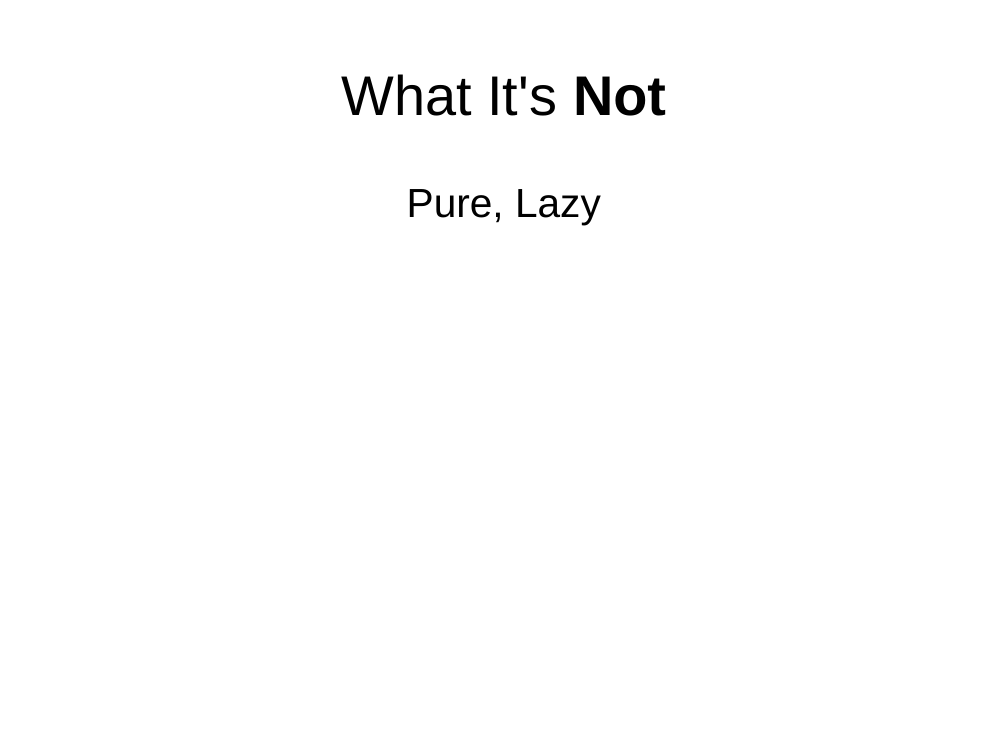
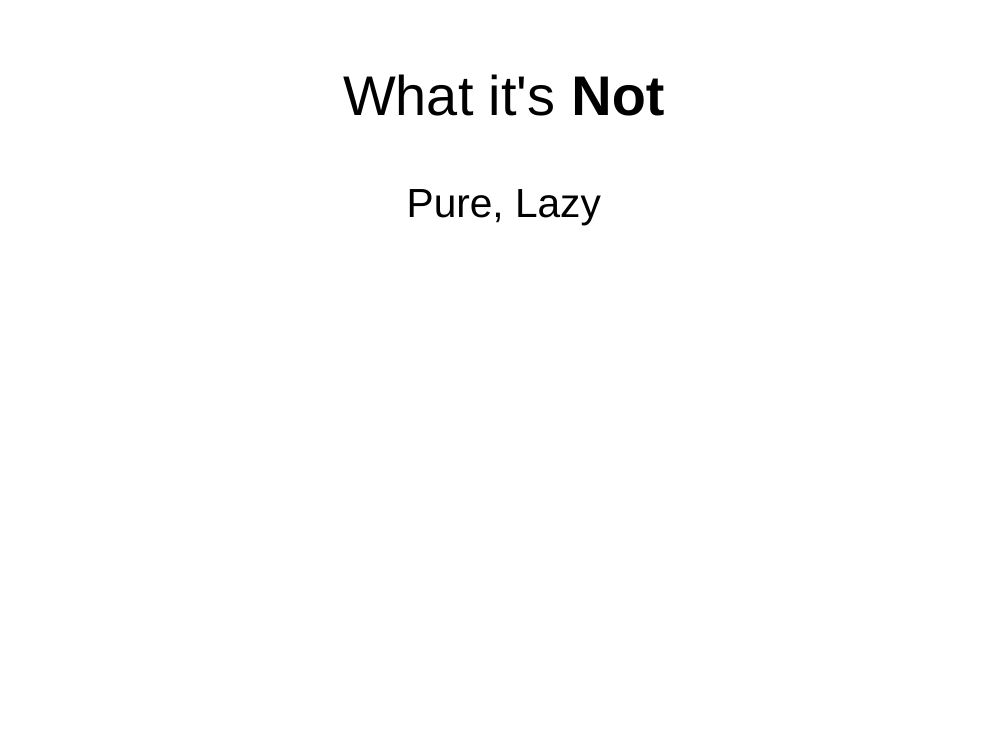
Before and after one commit to bernardd/conference-talks, a slide deck: slide 6 of Erlang Intro.odp. Drawn at 1008x756 pixels with LibreOffice and Linux fonts; fonts in the diff are those of the drawing. Boxes give left, top, right and bottom in pixels: in the first picture for what was removed or moved away, otherwise in the second. Text is boxed around its words. In the diff, an @@ line names an element or a change of style, - is before the commit and + after.

```diff
--- a/Erlang Intro.odp
+++ b/Erlang Intro.odp
@@ title at bbox=[343, 74, 664, 116]: text changed @@
-What It's Not
+What it's Not
```
Also in this commit, not shown: 9 other slides changed, 3 slides added.
